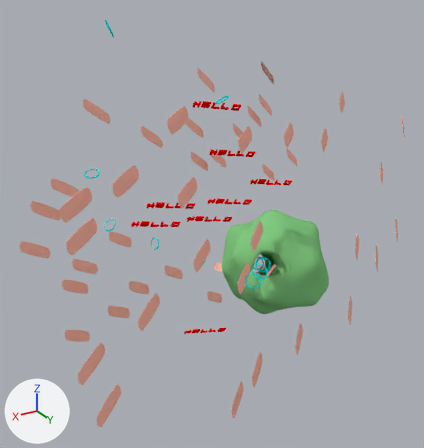
Renders of the Blender file blender/main.blend from each side of a commit.
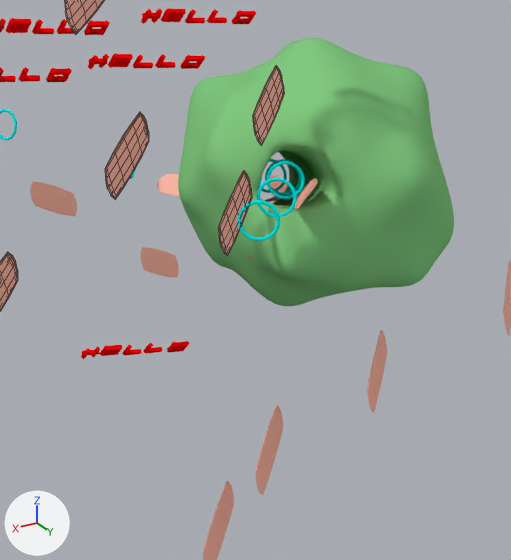
Each version is shown whole from a camera (50 mm lens) standing at (462.0, 597.0, 381.0) and looking at (79.0, -40.0, 62.0), then close up on the part from 36% to 83% of the width and 44% to 92% of the height. The axes (+X, +Y, +Z) are drawn at lower left. The lights are the same throughout. The close-ups show mesh edges as thin lines.

Script lines for the objects in view, before the commit:
```python
me_junglea = bpy.data.meshes.new('JungleA')
me_junglea.from_pydata(...)  # 2450 vertices, 4900 faces; spans x -76.3..73.1, y -72.1..71.6, z -71.8..74.5
me_junglea.polygons.foreach_set('use_smooth', [True] * 4900)
me_junglea.materials.append(mat_jungle)  # its picture is missing
me_platform_003 = bpy.data.meshes.new('Platform.003')
me_platform_003.from_pydata(...)  # 98 vertices, 96 faces; spans x -32.9..32.9, y -9.1..9.1, z -1.1..1.1
me_platform_003.materials.append(mat_wood)  # its picture is missing
me_platform_053 = bpy.data.meshes.new('Platform.053')
me_platform_053.from_pydata(...)  # 98 vertices, 96 faces; spans x -32.9..32.9, y -9.1..9.1, z -1.1..1.1
me_platform_053.materials.append(mat_wood)  # its picture is missing
ob_basejunglea_002 = bpy.data.objects.new('BASEJungleA.002', me_junglea)
ob_basejunglea_002.location = (0.0, 0.0, 0.0)
ob_platform_015 = bpy.data.objects.new('Platform.015', me_platform_003)
ob_platform_015.location = (89.4, 55.9, 26.8)
ob_platform_015.rotation_euler = (-4.438, 0.0386, 0.767)  # degrees (-254, 2.2, 44)
ob_platform_059 = bpy.data.objects.new('Platform.059', me_platform_053)
ob_platform_059.location = (221.5, 55.9, 18.9)
ob_platform_059.rotation_euler = (-4.438, 0.0386, 0.767)  # degrees (-254, 2.2, 44)
# also in view: 'Platform.044' at (168.0, 56.0, 156.0); 'Platform.049' at (-8.0, 56.0, -99.0); 'Platform.038' at (67.0, -185.0, -82.0); 'Platform.056' at (95.0, 56.0, -163.0); 'Platform.043' at (150.0, 56.0, 74.0)
```
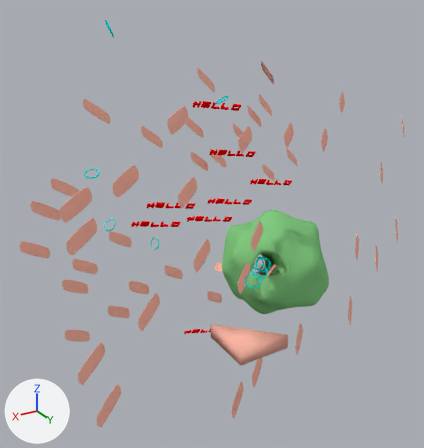
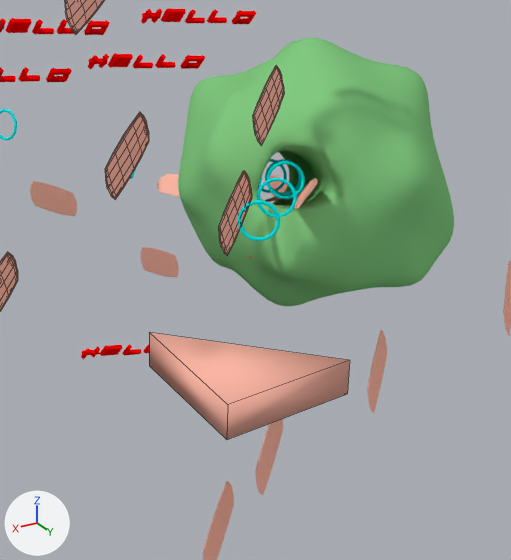
Changed parts and their boxes [x1, y1, x2, y2] in the close-ups (511 x 560 px):
'Triangle', added (beige)
    after: [149, 333, 349, 440]

What changed in the scene script:
```text
Add me_triangle:
    me_triangle.from_pydata([(-34.2, 34.2, 0.0), (34.2, 34.2, 0.0), (34.2, -34.2, 0.0), (34.2, -34.2, -19.0), (34.2, 34.2, -19.0), (-34.2, 34.2, -19.0)], [], [(0, 2, 1), (0, 5, 3, 2), (2, 3, 4, 1), (5, 0, 1, 4), (3, 5, 4)])
    me_triangle.polygons.foreach_set('use_smooth', [True] * 5)
    me_triangle.materials.append(mat_wood)  # its picture is missing
Add ob_triangle:
    ob_triangle = bpy.data.objects.new('Triangle', me_triangle)
    ob_triangle.location = (107.9, 95.7, -21.8)
```
